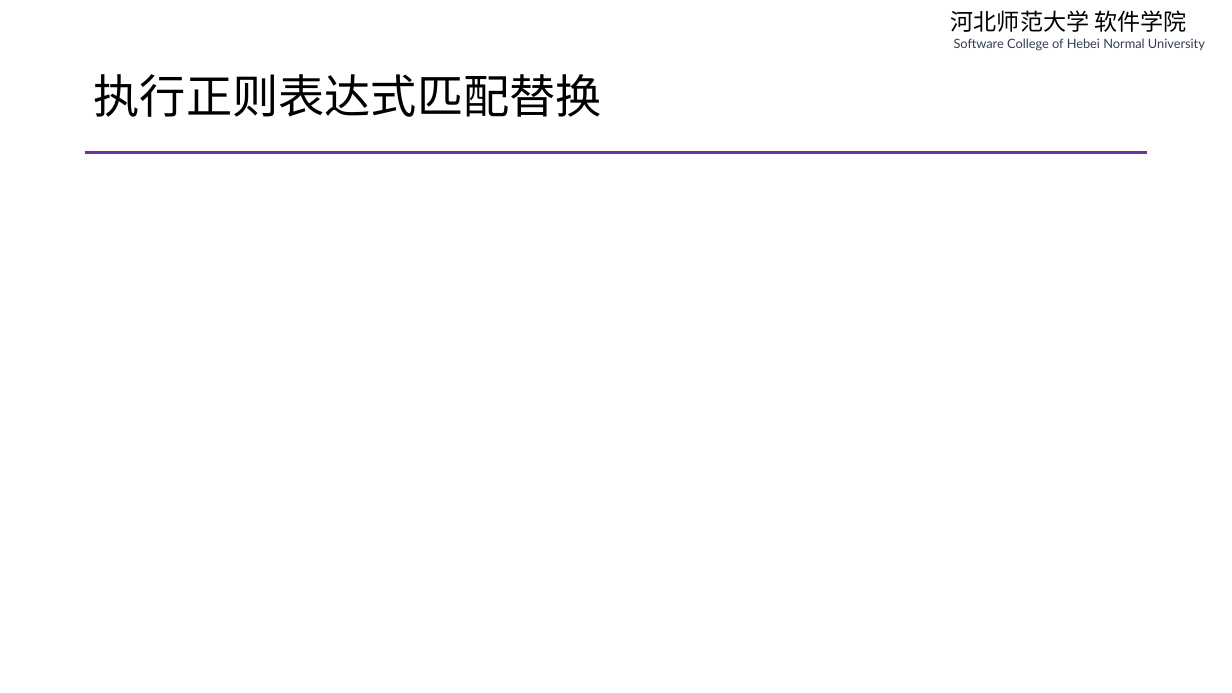
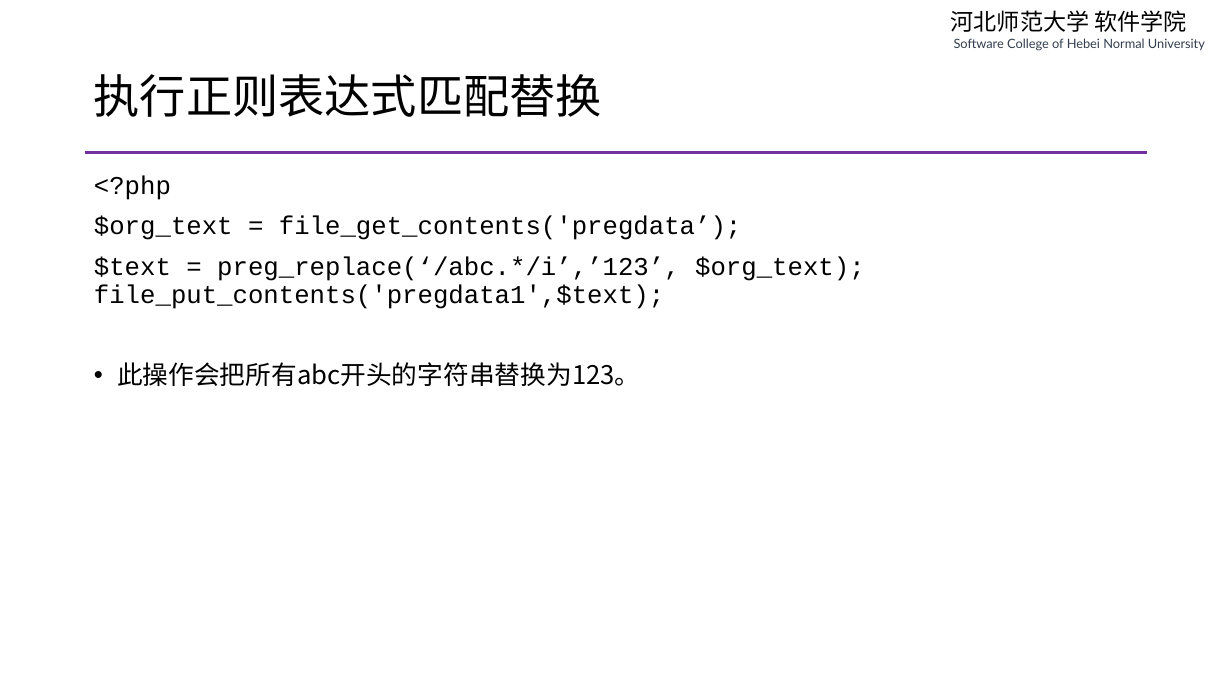
Before and after one commit to edu2act/course-php-serverside-development-on-linux, a slide deck: slide 10 of materials/slides/ch17-php-how-to.pptx. Drawn at 1232x693 pixels with LibreOffice and Linux fonts; fonts in the diff are those of the drawing. Boxes give left, top, right and bottom in pixels: in the first picture for what was removed or moved away, otherwise in the second. Text is boxed around its words. In the diff, an @@ line names an element or a change of style, - is before the commit and + after.

```diff
--- a/materials/slides/ch17-php-how-to.pptx
+++ b/materials/slides/ch17-php-how-to.pptx
@@ text added at (94,175,865,386), 20 pt, text #000000 @@
+<?php
+$org_text = file_get_contents('pregdata’);
+$text = preg_replace(‘/abc.*/i’,’123’, $org_text);
+file_put_contents('pregdata1',$text);
+• 此操作会把所有abc开头的字符串替换为123。
```
Also in this commit, not shown: 8 other slides changed, 3 slides added, 3 slides removed, 14 other files.
